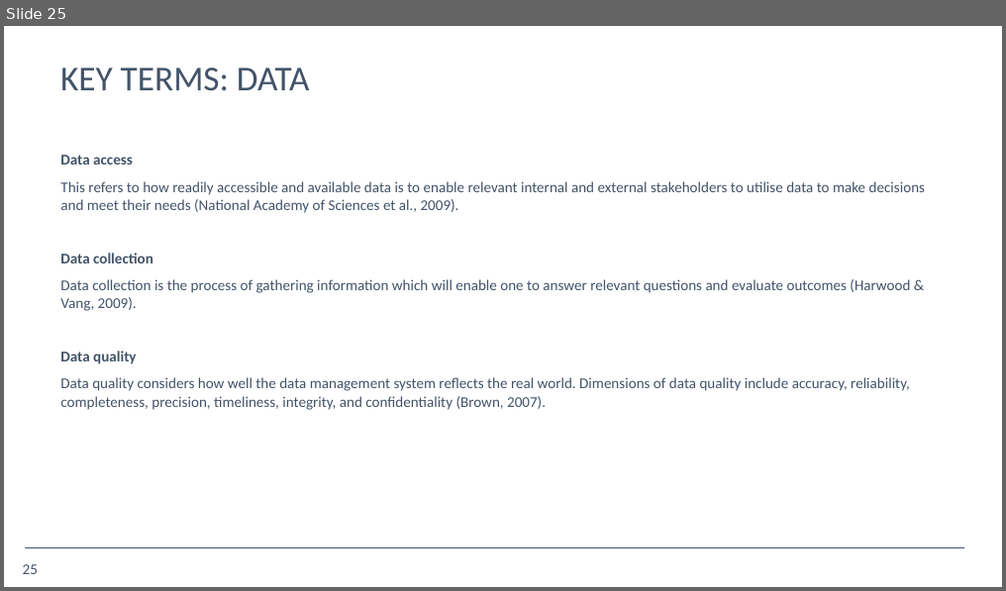
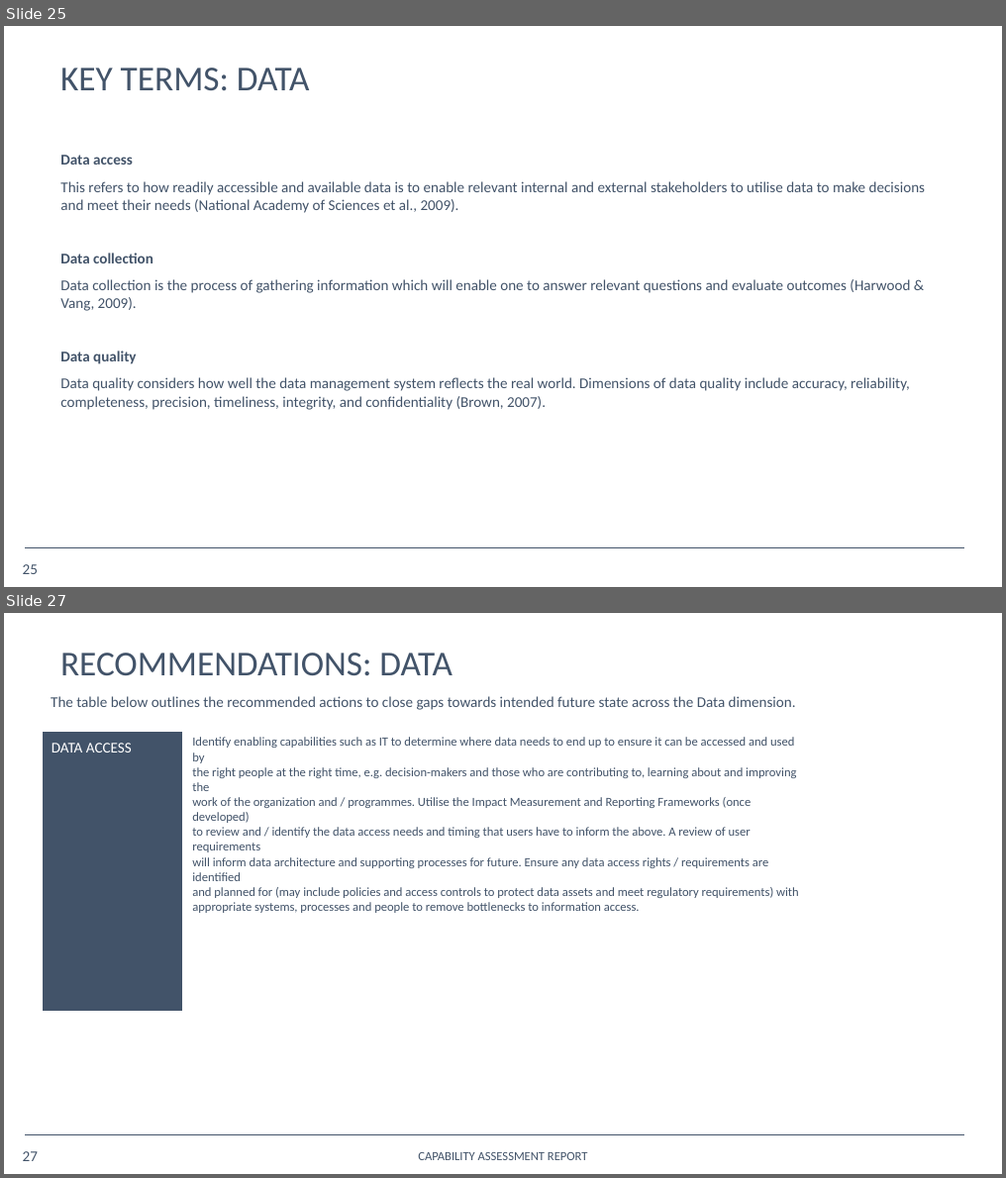
Before and after one commit to opus-meum/power-automate, a slide deck: Capability Assessment Report.pptx. Shown one above the other, each under a label of ours: slide 25 before the commit, slides 25 and 27 after it; the slides between them are not shown. The pictures are 1006x591 and 1006x1178 pixels, drawn with LibreOffice and Linux fonts; fonts in the diff are those of the drawing; background and template pictures are left out. Boxes give left, top, right and bottom in pixels: in the first picture for what was removed or moved away, otherwise in the second. Text is boxed around its words. In the diff, an @@ line names an element or a change of style, - is before the commit and + after.

```diff
--- a/Capability Assessment Report.pptx
+++ b/Capability Assessment Report.pptx
@@ slide 27 added at [4, 613, 1002, 1174], background #FFFFFF; not listed: 1 template element that a slide beside it also shows @@
@@ title added at [60, 653, 452, 676], 28 pt, text #425369 @@
+RECOMMENDATIONS: DATA
@@ text added at [51, 696, 796, 710], 12 pt, text #425369 @@
+The table below outlines the recommended actions to close gaps towards intended future state across the Data dimension.
@@ table added at [43, 731, 965, 1009], 1 rows, 2 columns @@
+DATA ACCESS | 
@@ text added at [192, 737, 799, 913], 10 pt, text #425369 @@
+Identify enabling capabilities such as IT to determine where data needs to end up to ensure it can be accessed and used by
+the right people at the right time, e.g. decision-makers and those who are contributing to, learning about and improving the
+work of the organization and / programmes. Utilise the Impact Measurement and Reporting Frameworks (once developed)
+to review and / identify the data access needs and timing that users have to inform the above. A review of user requirements
+will inform data architecture and supporting processes for future. Ensure any data access rights / requirements are identified
+and planned for (may include policies and access controls to protect data assets and meet regulatory requirements) with
+appropriate systems, processes and people to remove bottlenecks to information access.
@@ page number added at [23, 1152, 38, 1161], 12 pt, text #425369 @@
+27
@@ text added at [418, 1153, 588, 1160], 10 pt, text #425369 @@
+CAPABILITY ASSESSMENT REPORT
```
Also in this commit, not shown: 27 slides changed, 1 other slide added, 1 slide removed, 20 other files.
